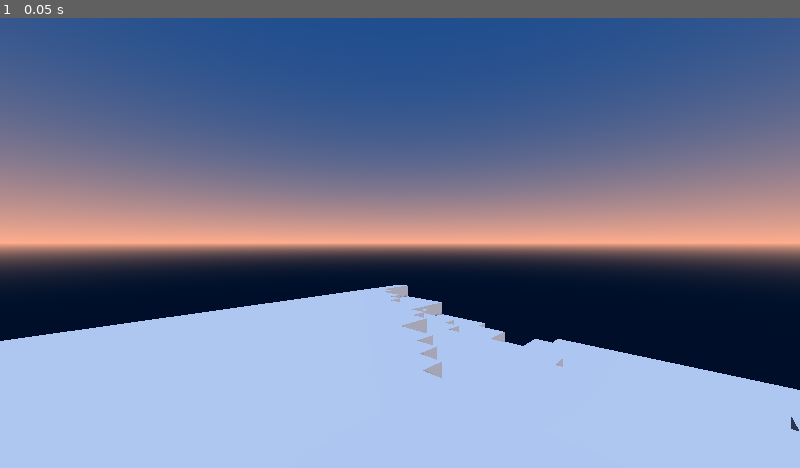
Above: before the commit, frame 1.
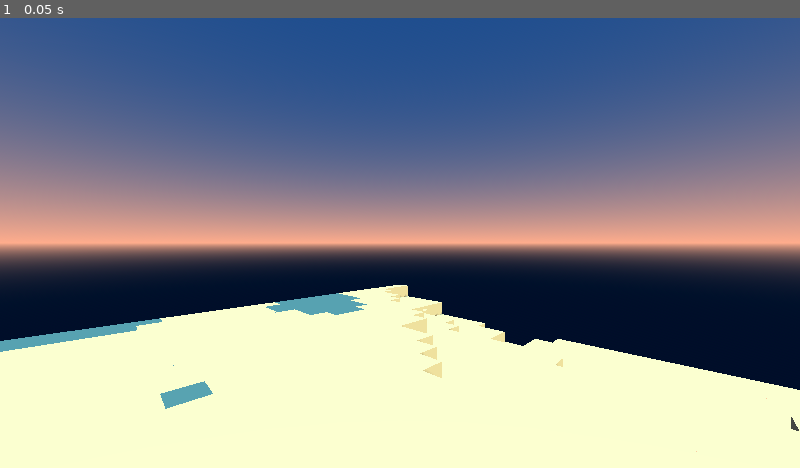
Above: after the commit, the same moment.

Repository: Lost-Rabbit-Digital/The_Voxel_Project
Game: Godot game, scene res://scenes/game.tscn
Two runs of this game, one before a commit and one after it. Both use one fixed random seed, a clock stepped at 60 frames per second and the inputs below.
Inputs:
- Up to frame 1 (0.05 s): no input

The runs differ from the first frame. In frame 1, 31% of the frame differs, in the area x 0-100%, y 59-100%.

Commit message:
Added simple texturing to voxels

Diff:
--- a/snc_project/scripts/voxels/chunk_mesh_builder.gd
+++ b/snc_project/scripts/voxels/chunk_mesh_builder.gd
@@ -144,28 +144,62 @@
 	# Inside current chunk, add face only if neighbor is air
 	return chunk_data.get_voxel(pos) == VoxelTypes.Type.AIR
 
+func _get_face_uvs(face: String, voxel_type: VoxelTypes.Type) -> PackedVector2Array:
+	var uvs = PackedVector2Array()
+
+	# UV coordinates for a single tile in the texture atlas
+	var uv_size = 1.0/16.0  # Assuming 16x16 texture grid
+
+	# Get UV offset based on voxel type (you can customize this)
+	var uv_x = 0
+	var uv_y = 0
+
+	match voxel_type:
+		VoxelTypes.Type.DIRT:
+			uv_x = 0
+			uv_y = 0
+		VoxelTypes.Type.STONE:
+			uv_x = 1
+			uv_y = 0
+		VoxelTypes.Type.GRASS:
+			uv_x = 2
+			uv_y = 0
+		VoxelTypes.Type.METAL:
+			uv_x = 3
+			uv_y = 0
+
+	# Calculate UV coordinates
+	var u1 = uv_x * uv_size
+	var v1 = uv_y * uv_size
+	var u2 = u1 + uv_size
+	var v2 = v1 + uv_size
+
+	# Add UVs in the correct order for the triangles
+	uvs.push_back(Vector2(u1, v2))  # Bottom-left
+	uvs.push_back(Vector2(u2, v2))  # Bottom-right
+	uvs.push_back(Vector2(u2, v1))  # Top-right
+
+	uvs.push_back(Vector2(u1, v2))  # Bottom-left
+	uvs.push_back(Vector2(u2, v1))  # Top-right
+	uvs.push_back(Vector2(u1, v1))  # Top-left
+
+	return uvs
+
 func _add_voxel_faces(pos: Vector3, chunk_data: ChunkData, vertices: PackedVector3Array, normals: PackedVector3Array, uvs: PackedVector2Array) -> void:
 	var world_pos = pos * VOXEL_SIZE
+	var voxel_type = chunk_data.get_voxel(pos)
 
 	for face in ["top", "bottom", "north", "south", "east", "west"]:
 		var check_pos = pos + _get_normal_for_face(face)
 		if _should_add_face(check_pos, chunk_data):
 			var face_vertices = _get_vertices_for_face(face, world_pos)
-			var normal = _get_normal_for_face(face)
-
-			for vertex in face_vertices:
-				vertices.push_back(vertex)
-				normals.push_back(normal)
-
-			# Add UVs for this face
-			uvs.append_array([
-				Vector2(0, 0),  # First triangle
-				Vector2(1, 0),
-				Vector2(1, 1),
-				Vector2(0, 0),  # Second triangle
-				Vector2(1, 1),
-				Vector2(0, 1)
-			])
+			var face_uvs = _get_face_uvs(face, voxel_type)
+
+			# Add vertices and normals
+			for i in range(face_vertices.size()):
+				vertices.push_back(face_vertices[i])
+				normals.push_back(_get_normal_for_face(face))
+				uvs.push_back(face_uvs[i])
 
 func _add_collision(mesh_instance: MeshInstance3D) -> void:
 	var body = StaticBody3D.new()
--- a/snc_project/scripts/voxels/material_factory.gd
+++ b/snc_project/scripts/voxels/material_factory.gd
@@ -2,16 +2,26 @@
 extends Resource
 
 var _cached_materials: Dictionary = {}
+var _texture: Texture2D
+
+func _init() -> void:
+	# Load the texture
+	_texture = preload("res://textures/uv_coordinate_map.png")
 
 func get_material_for_type(type: VoxelTypes.Type) -> StandardMaterial3D:
 	if type in _cached_materials:
 		return _cached_materials[type]
 
-	var props = VoxelTypes.PROPERTIES[type]
 	var material = StandardMaterial3D.new()
-	material.albedo_color = props.color
-	material.roughness = props.roughness
-	material.metallic = props.metallic
 
+	# Set base material properties
+	material.shading_mode = BaseMaterial3D.SHADING_MODE_PER_VERTEX
+	material.vertex_color_use_as_albedo = true
+	material.texture_filter = BaseMaterial3D.TEXTURE_FILTER_NEAREST # Pixelated look
+
+	# Apply the texture
+	material.albedo_texture = _texture
+
+	# Store in cache
 	_cached_materials[type] = material
 	return material
Binary file changed: snc_project/textures/uv_coordinate_map.png
